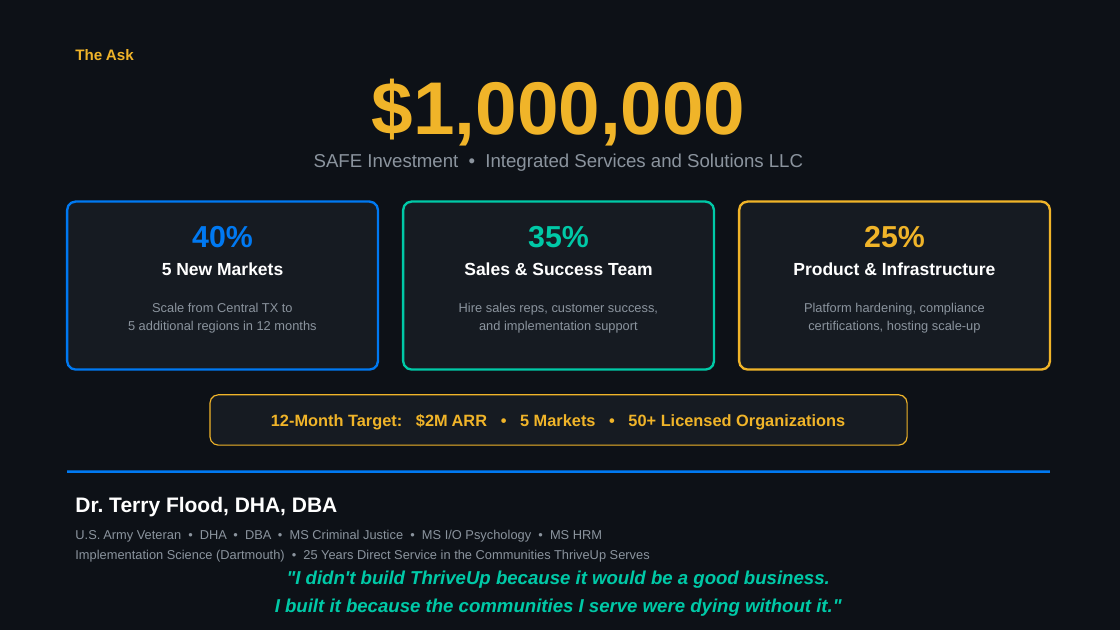
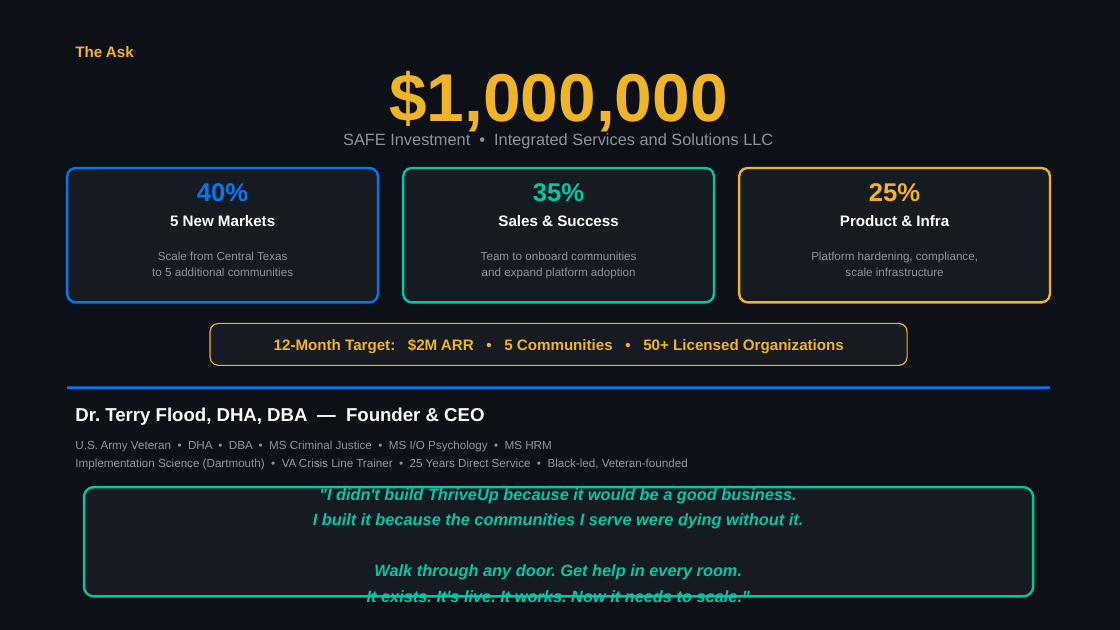
Before and after one commit to mrterryflood-ui/Thriveup, a slide deck: slide 10 of docs/pitches/ThriveUp-The-Pitch-by-Deel-2026.pptx. Drawn at 1120x630 pixels with LibreOffice and Linux fonts; fonts in the diff are those of the drawing. Boxes give left, top, right and bottom in pixels: in the first picture for what was removed or moved away, otherwise in the second. Text is boxed around its words. In the diff, an @@ line names an element or a change of style, - is before the commit and + after.

```diff
--- a/docs/pitches/ThriveUp-The-Pitch-by-Deel-2026.pptx
+++ b/docs/pitches/ThriveUp-The-Pitch-by-Deel-2026.pptx
@@ text "$1,000,000" at [389,70,727,134]: size 64 to 58 pt @@
@@ text "SAFE Investment • Integrated Services ...": place and size @@
-text "SAFE Investment • Integrated Services ..." at [314,153,803,171]
+text "SAFE Investment • Integrated Services ..." at [343,131,773,148]
@@ text "SAFE Investment • Integrated Services ..." at [343,131,773,148]: size 16 to 14 pt @@
@@ text "40%": place and size @@
-text "40%" at [192,226,253,248]
+text "40%" at [197,183,248,202]
@@ rounded rectangle: place and size @@
-rounded rectangle at [67,202,378,370]
+rounded rectangle at [67,168,378,302]
@@ text "35%": place and size @@
-text "35%" at [528,226,589,248]
+text "35%" at [533,183,584,202]
@@ rounded rectangle: place and size @@
-rounded rectangle at [403,202,714,370]
+rounded rectangle at [403,168,714,302]
@@ size 26 to 22 pt in 3 elements at [197,183,248,202], [533,183,584,202], [869,183,920,202] @@
@@ text "25%": place and size @@
-text "25%" at [864,226,925,248]
+text "25%" at [869,183,920,202]
@@ rounded rectangle: place and size @@
-rounded rectangle at [739,202,1050,370]
+rounded rectangle at [739,168,1050,302]
@@ text "5 New Markets": place and size @@
-text "5 New Markets" at [162,262,283,275]
+text "5 New Markets" at [170,215,275,226]
@@ text "5 New Markets" at [170,215,275,226]: size 15 to 13 pt @@
@@ text at [498,215,618,226]: text changed; size 15 to 13 pt @@
-Sales & Success Team
+Sales & Success
@@ text at [840,215,949,226]: text changed; size 15 to 13 pt @@
-Product & Infrastructure
+Product & Infra
@@ text at [152,251,293,276]: text changed; size 11 to 10 pt @@
-Scale from Central TX to
-5 additional regions in 12 months
+Scale from Central Texas
+to 5 additional communities
@@ text at [481,251,636,279]: text changed; size 11 to 10 pt @@
-Hire sales reps, customer success,
-and implementation support
+Team to onboard communities
+and expand platform adoption
@@ text at [811,251,978,276]: text changed; size 11 to 10 pt @@
-Platform hardening, compliance
-certifications, hosting scale-up
+Platform hardening, compliance,
+scale infrastructure
@@ proportions changed in 4 elements at [67,168,378,302], [403,168,714,302], [739,168,1050,302], [210,323,907,365] @@
@@ rounded rectangle: place and size @@
-rounded rectangle at [210,395,907,445]
+rounded rectangle at [210,323,907,365]
@@ text at [274,339,844,353]: text changed; size 14 to 13 pt @@
-12-Month Target: $2M ARR • 5 Markets • 50+ Licensed Organizations
+12-Month Target: $2M ARR • 5 Communities • 50+ Licensed Organizations
@@ rectangle: place and size @@
-rectangle at [67,471,1050,473]
+rectangle at [67,386,1050,389]
@@ text at [75,407,484,425]: text changed; size 18 to 16 pt @@
-Dr. Terry Flood, DHA, DBA
+Dr. Terry Flood, DHA, DBA — Founder & CEO
@@ text "U.S. Army Veteran • DHA ...": place and size @@
-text "U.S. Army Veteran • DHA ..." at [75,530,650,562]
+text "U.S. Army Veteran • DHA ..." at [75,440,688,470]
@@ text at [75,440,552,452]: size 11 to 10 pt in "U.S. Army Veteran • DHA • DBA ..." @@
@@ text at [75,458,688,470]: text changed; size 11 to 10 pt @@
-Implementation Science (Dartmouth) • 25 Years Direct Service in the Communities ThriveUp Serves
+Implementation Science (Dartmouth) • VA Crisis Line Trainer • 25 Years Direct Service • Black-led, Veteran-founded
@@ text ""I didn't build ThriveUp because ...": place and size @@
-text ""I didn't build ThriveUp because ..." at [275,570,841,616]
+text ""I didn't build ThriveUp because ..." at [313,487,804,602]
@@ rounded rectangle added at [84,487,1033,597], fill #161B22, outline #00C9A7 2 pt @@
@@ text at [319,487,796,504]: size 16 to 14 pt in ""I didn't build ThriveUp because it would ..."; line spacing 1.25 to 1.3 @@
@@ text at [313,513,804,602]: text changed; size 16 to 14 pt @@
-I built it because the communities I serve were dying without it."
+I built it because the communities I serve were dying without it.
+Walk through any door. Get help in every room.
+It exists. It's live. It works. Now it needs to scale."
```
Also in this commit, not shown: 2 other slides changed, 7 slides added, 7 slides removed, 1 other file.
